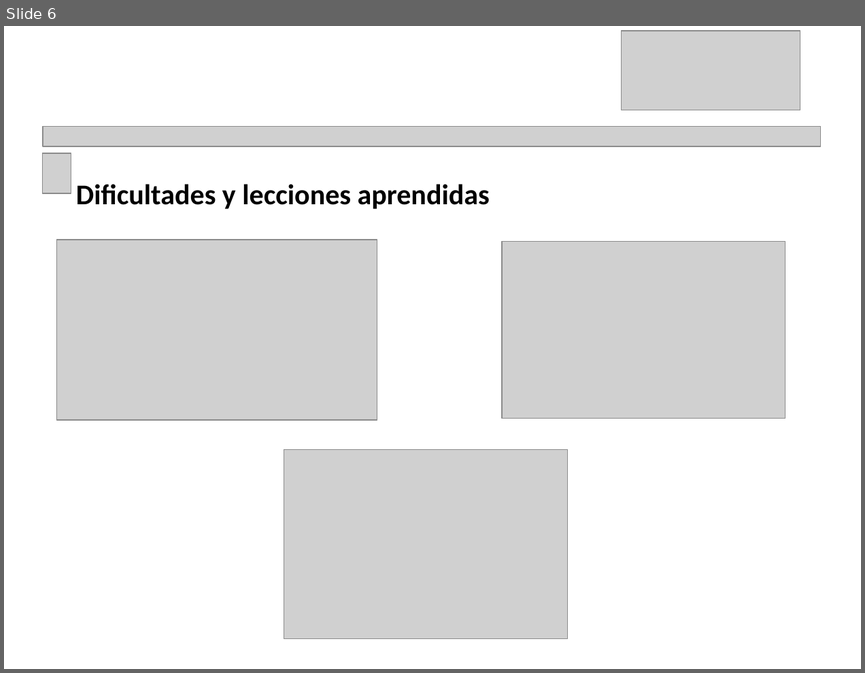
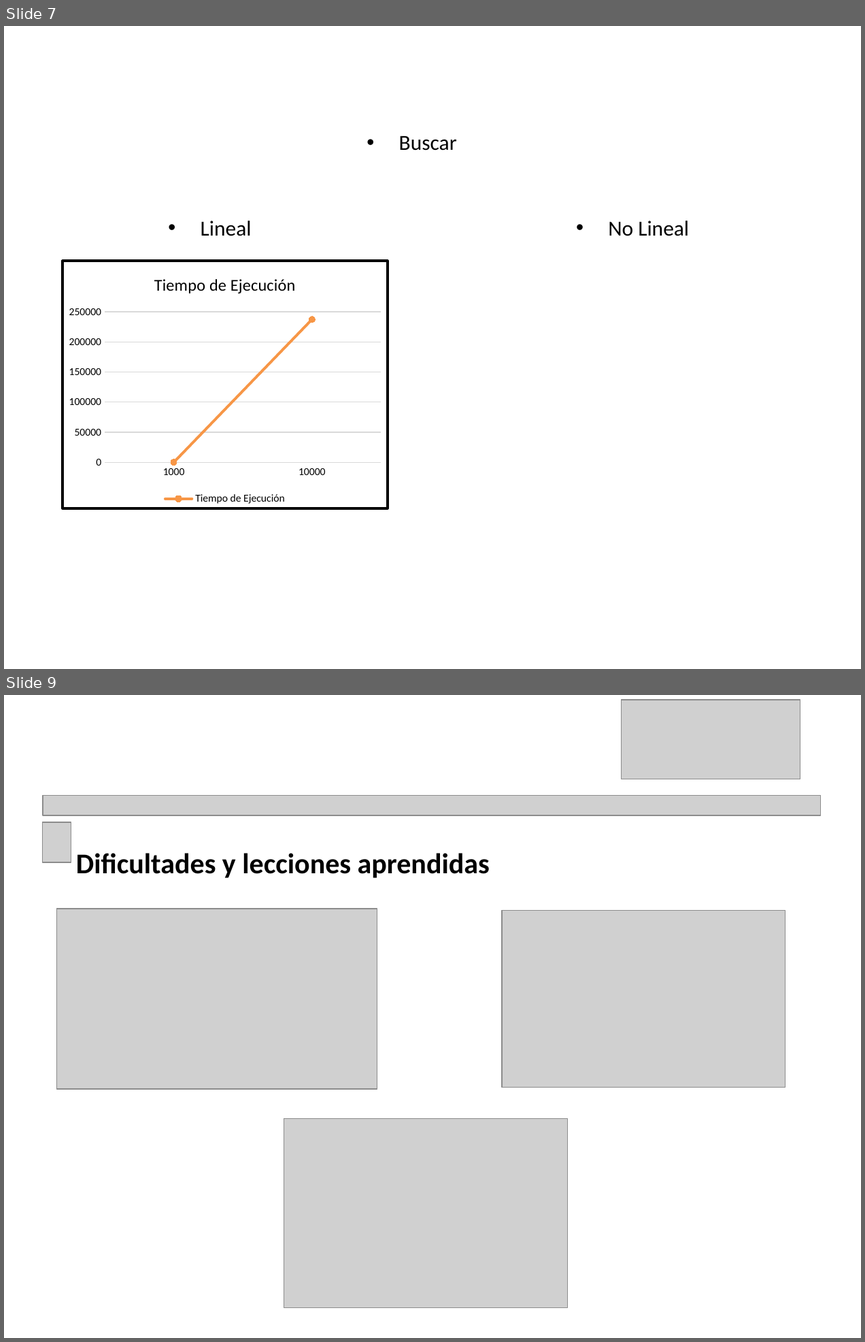
Before and after one commit to Carlixtos/GestorAsistenteVAC, a slide deck: docs/ED-Proyecto-Entrega2-presentacion-Equipo-4.pptx. Shown one above the other, each under a label of ours: slide 6 before the commit, slides 7 and 9 after it; the slides between them are not shown. The pictures are 865x673 and 865x1342 pixels, drawn with LibreOffice and Linux fonts; fonts in the diff are those of the drawing; grey boxes stand for pictures. Boxes give left, top, right and bottom in pixels: in the first picture for what was removed or moved away, otherwise in the second. Text is boxed around its words. In the diff, an @@ line names an element or a change of style, - is before the commit and + after.

```diff
--- a/docs/ED-Proyecto-Entrega2-presentacion-Equipo-4.pptx
+++ b/docs/ED-Proyecto-Entrega2-presentacion-Equipo-4.pptx
@@ slide 7 added at [4, 26, 861, 669], background #FFFFFF @@
@@ text added at [399, 135, 457, 150], 18 pt, text #000000 @@
+• Buscar
@@ text added at [201, 220, 252, 236], 18 pt, text #000000 @@
+• Lineal
@@ text added at [608, 220, 689, 236], 18 pt, text #000000 @@
+• No Lineal
@@ line chart added at [61, 260, 389, 509] @@
+title "Tiempo de Ejecución"
+categories: 1000, 10000
+Tiempo de Ejecución: 0, 237000
@@ what was slide 6 is now slide 9 @@
```
Also in this commit, not shown: 3 other slides added, 1 slide removed, 2 other files.
